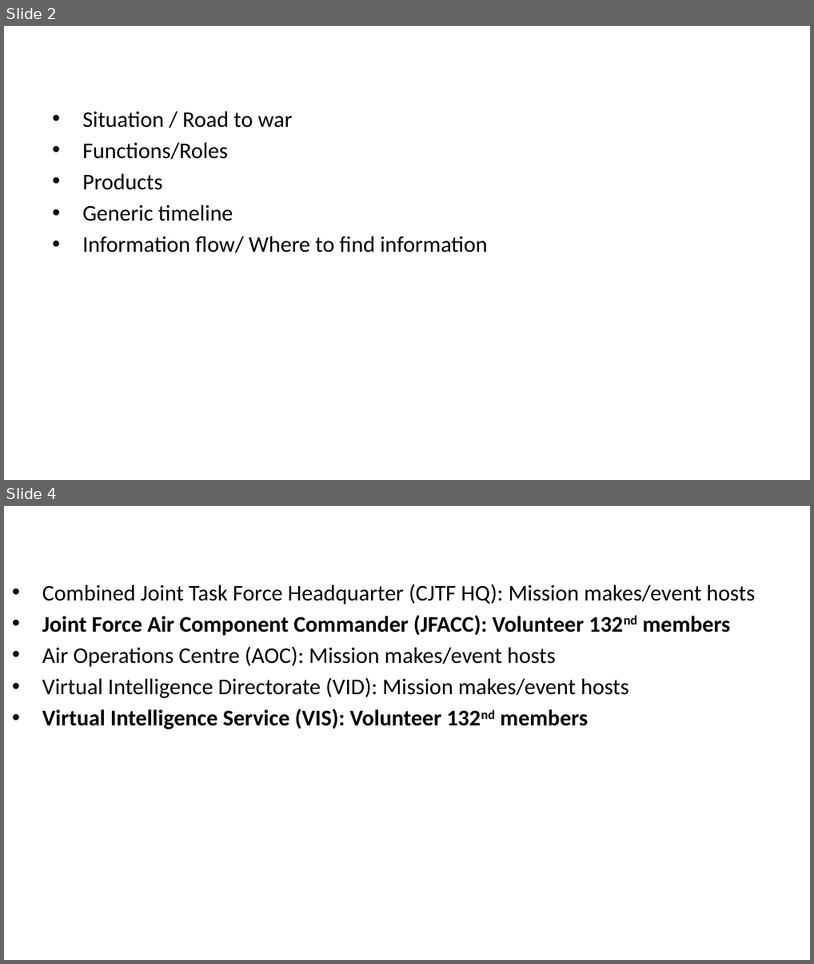
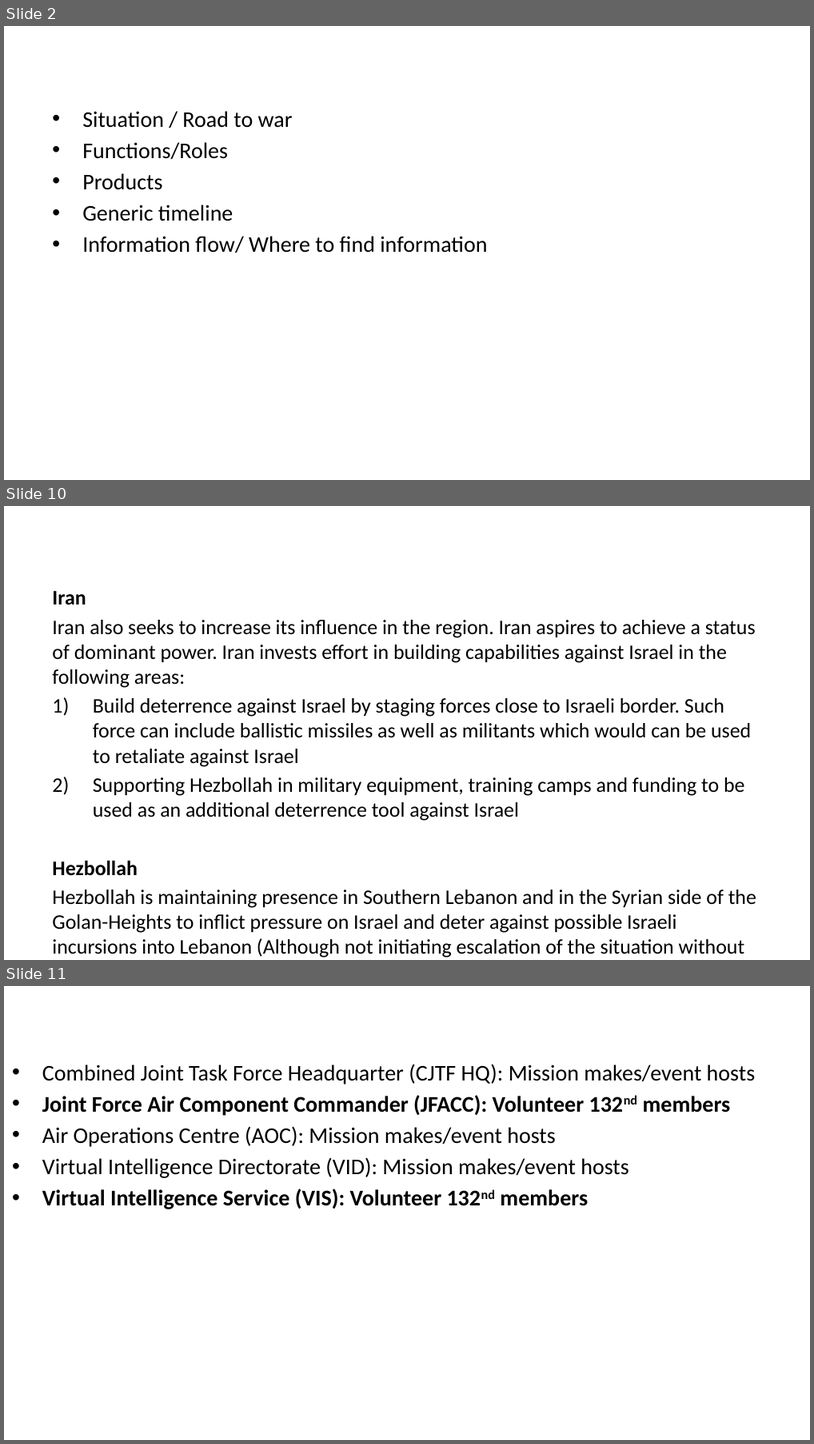
Before and after one commit to 132nd-vWing/OPAR-Brief, a slide deck: UNDER DEVELOPMENT/132nd OP ACTIVE RESOLVE Introduction Brief.pptx. Shown one above the other, each under a label of ours: slides 2 and 4 before the commit, slides 2, 10 and 11 after it; the slides between them are not shown. The pictures are 814x964 and 814x1444 pixels, drawn with LibreOffice and Linux fonts; fonts in the diff are those of the drawing; background and template pictures are left out. Boxes give left, top, right and bottom in pixels: in the first picture for what was removed or moved away, otherwise in the second. Text is boxed around its words. In the diff, an @@ line names an element or a change of style, - is before the commit and + after.

Commit message:
Added content to SITUATION slides

```diff
--- a/UNDER DEVELOPMENT/132nd OP ACTIVE RESOLVE Introduction Brief.pptx
+++ b/UNDER DEVELOPMENT/132nd OP ACTIVE RESOLVE Introduction Brief.pptx
@@ slide 10 added at box(4, 506, 810, 960), background #FFFFFF @@
@@ text added at box(52, 591, 757, 957), 18.5 pt, text #000000 @@
+Iran
+Iran also seeks to increase its influence in the region. Iran aspires to achieve a status of dominant power. Iran invests effort in building capabilities against Israel in the following areas:
+1) Build deterrence against Israel by staging forces close to Israeli border. Such force can include ballistic missiles as well as militants which would can be used to retaliate against Israel
+2) Supporting Hezbollah in military equipment, training camps and funding to be used as an additional deterrence tool against Israel
+Hezbollah
+Hezbollah is maintaining presence in Southern Lebanon and in the Syrian side of the Golan-Heights to inflict pressure on Israel and deter against possible Israeli incursions into Lebanon (Although not initiating escalation of the situation without specific instructions of support from Iran)
@@ title added at box(601, 939, 674, 954), 28 pt, text #FFFFFF, bold @@
+SITUATION – Iran & Hezbollah
@@ what was slide 4 is now slide 11 @@
```
Also in this commit, not shown: 7 other slides added, 1 slide removed, 1 other file.
